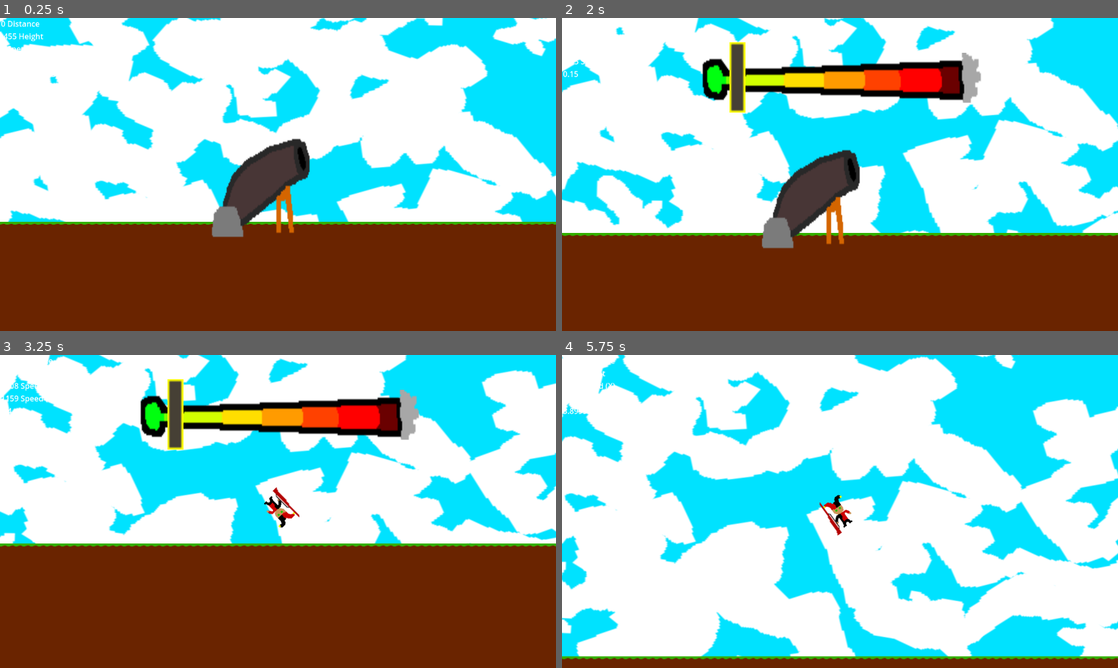
Above: before the commit, frames 1-4 (two rows, left to right).
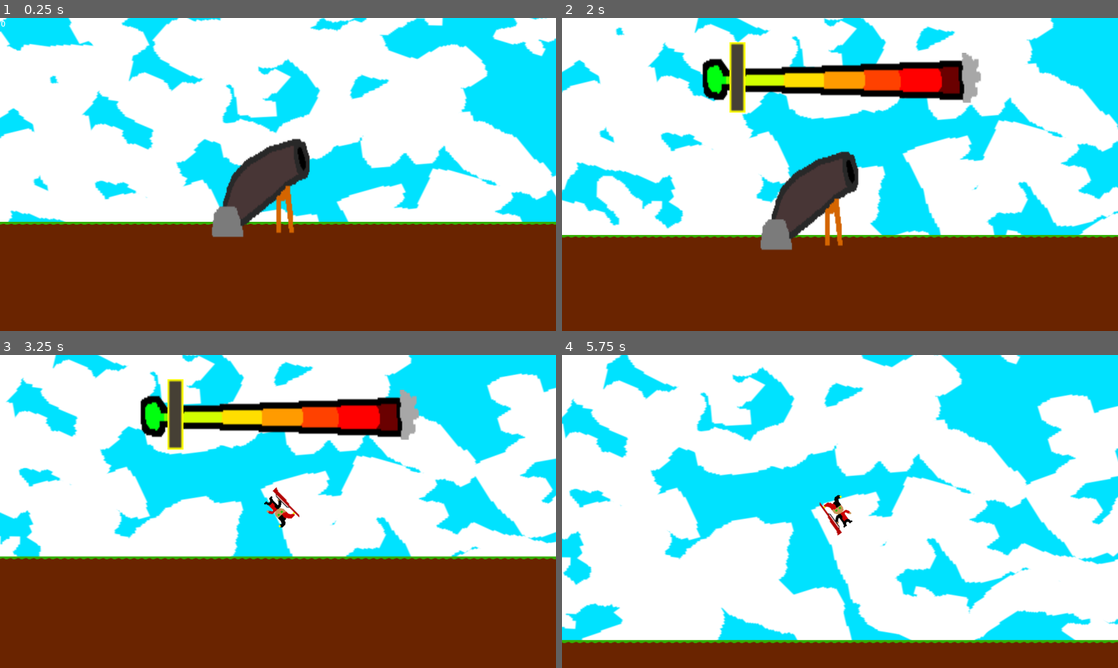
Above: after the commit, the same moments.

Repository: ZettaSimp/Learn-To-Clone
Game: Godot game, scene res://jester_launch_map.tscn
Two runs of this game, one before a commit and one after it. Both use one fixed random seed, a clock stepped at 60 frames per second and the inputs below.
Inputs:
- Up to frame 1 (0.25 s): no input
- Up to frame 2 (2 s): tap Enter (ui_accept) at 0.5, 1.35, 1.52, 1.82 s; hold Right (ui_right) 0.53-1.28 s; hold Enter (ui_accept) 0.53-1.28 s; hold Left (ui_left) from 1.28 s (still down)
- Up to frame 3 (3.25 s): release Left (ui_left) at 2.03 s; hold Enter (ui_accept) 2.03-2.78 s; hold Right (ui_right) from 2.03 s (still down); tap Enter (ui_accept) at 2.85, 3.02 s
- Up to frame 4 (5.75 s): tap Enter (ui_accept) at 3.32, 4.35, 4.52, 4.82 s; release Right (ui_right) at 3.53 s; hold Enter (ui_accept) 3.53-4.28 s; hold Left (ui_left) from 3.53 s (still down); hold Enter (ui_accept) from 5.03 s (still down)

The runs differ from the first frame. In frame 1, 0.2% of the frame differs, in the area x 0-10%, y 0-19%; in frame 2, 4.4%; in frame 3, 13%; in frame 4, 20%, in the area x 0-100%, y 0-98%.

Commit message:
Not my fault I'm cool

Diff:
--- a/Learn To Clone/Distance_Label.gd
+++ b/Learn To Clone/Distance_Label.gd
@@ -9,3 +9,4 @@
 # Called every frame. 'delta' is the elapsed time since the previous frame.
 func _process(_delta):
 	text = str(floor(Globs.glob_pos_jester[0])) + ' Distance\n' + str(floor(Globs.glob_pos_jester[1])-455) + ' Height\n' + str(floor(Globs.spd_jester[0])) + ' Speed (X)\n' + str(floor(Globs.spd_jester[1])) + ' Speed (Y)\n' + str(Globs.flight_time)
+	text = str(Globs.money)
--- a/Learn To Clone/Globs.gd
+++ b/Learn To Clone/Globs.gd
@@ -5,10 +5,12 @@
 var glob_pos_jester = [0,0]
 var spd_jester = [0,0]
 var text = ''
-var cannon_level = 1
+var cannon_level = 2
 var game_state = 0
 var flight_time = 0
 var money = 0
+var fuel_max = 4
+var cloud_reset = false
 # Called when the node enters the scene tree for the first time.
 func _ready():
 	pass # Replace with function body.
--- a/Learn To Clone/Jester.gd
+++ b/Learn To Clone/Jester.gd
@@ -3,6 +3,7 @@
 @onready var Jest = $Jester_Sprite
 @onready var cb = $Cannon_Bar
 @onready var cbb = $Cannon_Bar/Cannon_Bar_Bar
+var starting_pos = global_position
 var pos_collected = false
 var cbb_starting_pos = 0
 var cbb_speed = 0
@@ -14,7 +15,7 @@
 var speed_ang = 0
 var bounce_constant = 0.6
 var floor_constant = 0.9
-var drag = 0.1
+var drag = 0.3
 var dragV = Vector2(0,0)
 var dragV2 = Vector2(0,0)
 var glider_constant = 1.0
@@ -31,6 +32,10 @@
 
 # Called every frame. 'delta' is the elapsed time since the previous frame.
 func _process(delta):
+	if Globs.game_state == 4:
+		game_reset()
+		Globs.game_state = 0
+		return
 	if pos_collected == false:
 		cbb_starting_pos = cbb.position.x
 		pos_collected = true
@@ -117,3 +122,10 @@
 	Globs.spd_jester = [speed[0],speed[1]]
 	Globs.plpos = [floor(global_position.x/16),floor(global_position.y/16)]
 	Globs.text = str(fuel)
+
+func game_reset():
+	global_position = Vector2(7,382)
+	Globs.glob_pos_jester = [global_position.x,global_position.y]
+	cannon_state = -3
+	fuel = Globs.fuel_max
+	Globs.cloud_reset = true
--- a/Learn To Clone/Score_Board.gd
+++ b/Learn To Clone/Score_Board.gd
@@ -60,4 +60,8 @@
 			Globs.money += floor((h_cash+d_cash)*multy)
 			Globs.game_state = 4
 			rt = 0
+			height_max = 0
+			day += 1
+	if Globs.game_state < 1:
+		position.y = 600
 	pass
--- a/Learn To Clone/Skybox.gd
+++ b/Learn To Clone/Skybox.gd
@@ -8,11 +8,18 @@
 		Globs.cloud_count += 1
 # Called every frame. 'delta' is the elapsed time since the previous frame.
 func _process(_delta):
-	while Globs.cloud_count < cloud_max:
-		var circ = randf_range(0,2) * PI
-		_make_cloud(13*cos(circ),13*sin(circ))
-		Globs.cloud_count += 1
-	pass
+	if Globs.cloud_reset == true:
+		if Globs.cloud_count == 0:
+			Globs.cloud_reset = false
+			while Globs.cloud_count < cloud_max:
+				_make_cloud(randi_range(-12,12),randi_range(-12,12))
+				Globs.cloud_count += 1
+	else:
+		while Globs.cloud_count < cloud_max:
+			var circ = randf_range(0,2) * PI
+			_make_cloud(13*cos(circ),13*sin(circ))
+			Globs.cloud_count += 1
+		pass
 
 func _make_cloud(location_x,location_y):
 	var cloud = preload("res://clouds.tscn")
--- a/Learn To Clone/clouds.gd
+++ b/Learn To Clone/clouds.gd
@@ -9,6 +9,9 @@
 
 # Called every frame. 'delta' is the elapsed time since the previous frame.
 func _process(delta):
+	if Globs.cloud_reset == true:
+		Globs.cloud_count += -1
+		queue_free()
 	position.x += delta * 0.1 + (pre_pos[0] - c_pos[0])/500
 	position.y += (pre_pos[1] - c_pos[1])/200
 	pre_pos = c_pos
